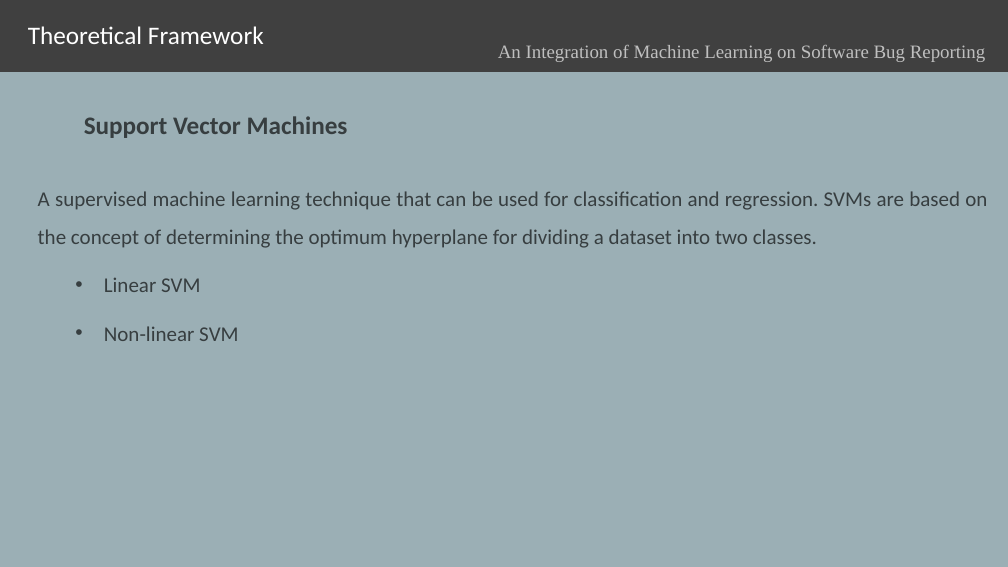
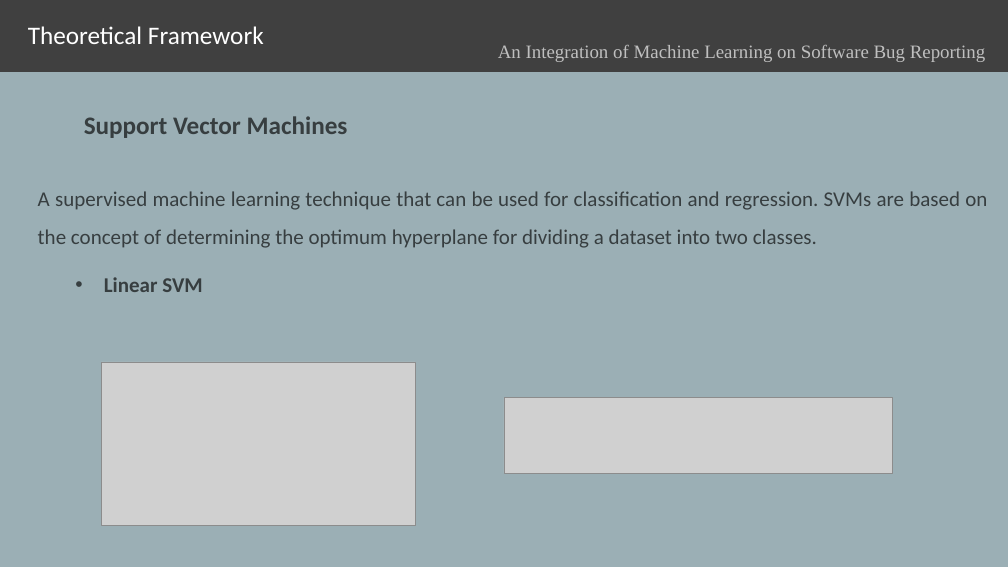
Before and after one commit to jengfad/capstone, a slide deck: slide 16 of joane/Redefense/Capstone 1_JML.pptx. Drawn at 1008x567 pixels with LibreOffice and Linux fonts; fonts in the diff are those of the drawing; grey boxes stand for pictures. Boxes give left, top, right and bottom in pixels: in the first picture for what was removed or moved away, otherwise in the second. Text is boxed around its words. In the diff, an @@ line names an element or a change of style, - is before the commit and + after.

```diff
--- a/joane/Redefense/Capstone 1_JML.pptx
+++ b/joane/Redefense/Capstone 1_JML.pptx
@@ text at [104,277,203,292]: bold on in "Linear SVM" @@
@@ text at [104,326,238,341]: paragraph removed @@
-  • Non-linear SVM
@@ picture added at [101,362,415,526] @@
@@ picture added at [504,398,893,473] @@
```
Also in this commit, not shown: 3 other slides changed, 4 slides added, 4 other files.
